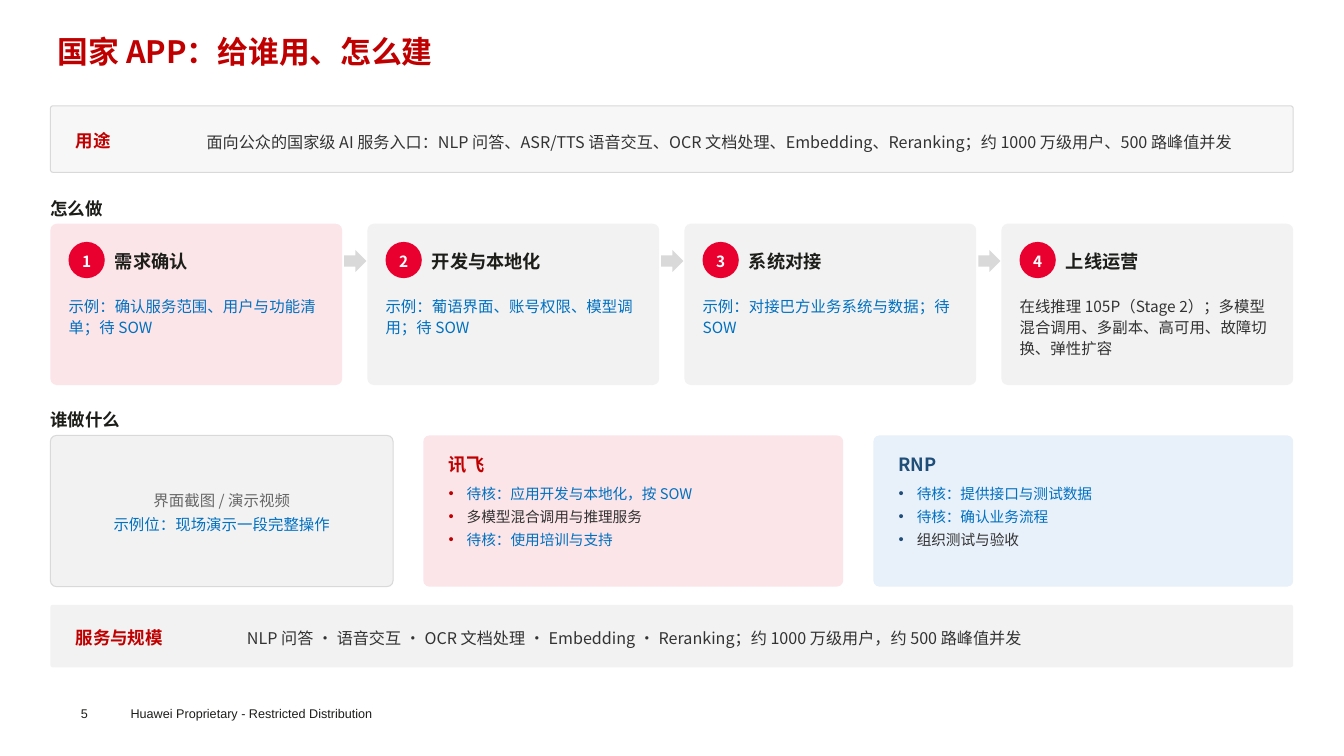
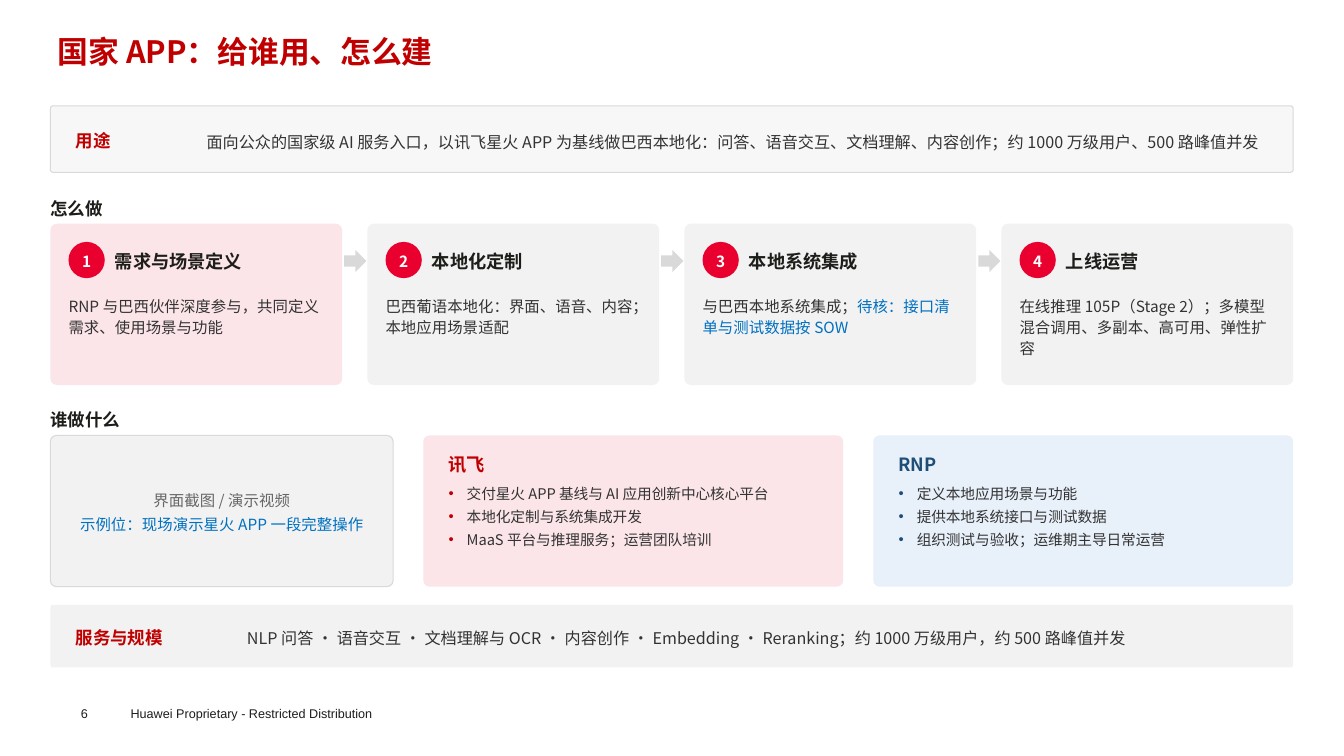
Before and after one commit to chyhcs/wyyh, a slide deck: slide 6 of RNP-讯飞交流-会议版.pptx (slide 5 before the commit). Drawn at 1344x756 pixels with LibreOffice and Linux fonts; fonts in the diff are those of the drawing; background and template pictures are left out. Boxes give left, top, right and bottom in pixels: in the first picture for what was removed or moved away, otherwise in the second. Text is boxed around its words. In the diff, an @@ line names an element or a change of style, - is before the commit and + after.

```diff
--- a/RNP-讯飞交流-会议版.pptx
+++ b/RNP-讯飞交流-会议版.pptx
@@ text at box(207, 134, 1259, 151): text changed @@
-面向公众的国家级 AI 服务入口：NLP 问答、ASR/TTS 语音交互、OCR 文档处理、Embedding、Reranking；约 1000 万级用户、500 路峰值并发
+面向公众的国家级 AI 服务入口，以讯飞星火 APP 为基线做巴西本地化：问答、语音交互、文档理解、内容创作；约 1000 万级用户、500 路峰值并发
@@ text at box(115, 252, 242, 270): text changed @@
-需求确认
+需求与场景定义
@@ text at box(432, 252, 523, 270): text changed @@
-开发与本地化
+本地化定制
@@ text at box(749, 252, 858, 270): text changed @@
-系统对接
+本地系统集成
@@ text at box(69, 299, 319, 335): text changed; text colour #0070C0 to #333333 @@
-示例：确认服务范围、用户与功能清单；待 SOW
+RNP 与巴西伙伴深度参与，共同定义需求、使用场景与功能
@@ text at box(386, 299, 648, 335): text changed; text colour #0070C0 to #333333 @@
-示例：葡语界面、账号权限、模型调用；待 SOW
+巴西葡语本地化：界面、语音、内容；本地应用场景适配
@@ text at box(703, 299, 950, 335): text changed @@
-示例：对接巴方业务系统与数据；待 SOW
+与巴西本地系统集成；待核：接口清单与测试数据按 SOW
@@ text at box(1020, 299, 1267, 356): text changed @@
-在线推理 105P（Stage 2）；多模型混合调用、多副本、高可用、故障切换、弹性扩容
+在线推理 105P（Stage 2）；多模型混合调用、多副本、高可用、弹性扩容
@@ text at box(467, 486, 769, 547): text changed; text colour #0070C0 to #333333 @@
-• 待核：应用开发与本地化，按 SOW
-• 多模型混合调用与推理服务
-• 待核：使用培训与支持
+• 交付星火 APP 基线与 AI 应用创新中心核心平台
+• 本地化定制与系统集成开发
+• MaaS 平台与推理服务；运营团队培训
@@ text at box(917, 486, 1165, 547): text changed; text colour #0070C0 to #333333 @@
-• 待核：提供接口与测试数据
-• 待核：确认业务流程
-• 组织测试与验收
+• 定义本地应用场景与功能
+• 提供本地系统接口与测试数据
+• 组织测试与验收；运维期主导日常运营
@@ text at box(80, 517, 364, 532): text changed @@
-示例位：现场演示一段完整操作
+示例位：现场演示星火 APP 一段完整操作
@@ text at box(247, 630, 1126, 648): text changed @@
-NLP 问答 · 语音交互 · OCR 文档处理 · Embedding · Reranking；约 1000 万级用户，约 500 路峰值并发
+NLP 问答 · 语音交互 · 文档理解与 OCR · 内容创作 · Embedding · Reranking；约 1000 万级用户，约 500 路峰值并发
```
Also in this commit, not shown: 13 other slides changed, 2 slides added, 1 other file.
